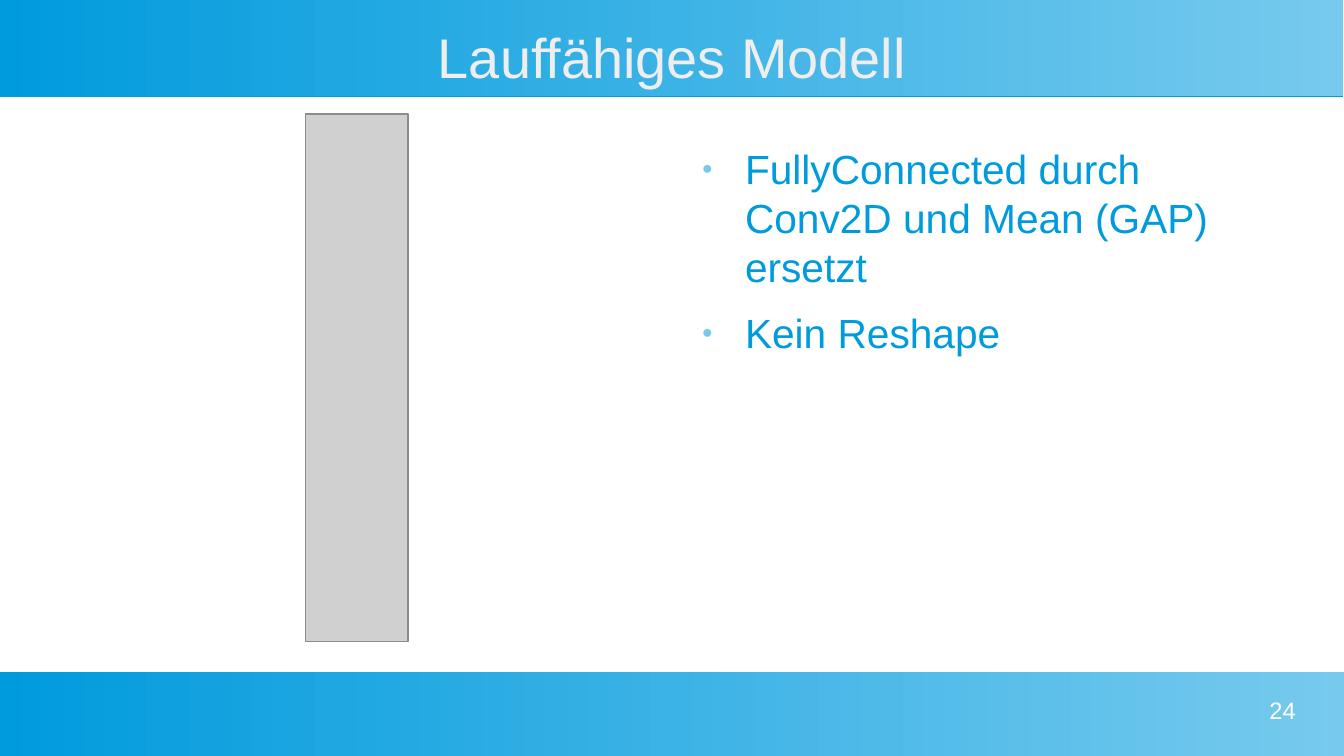
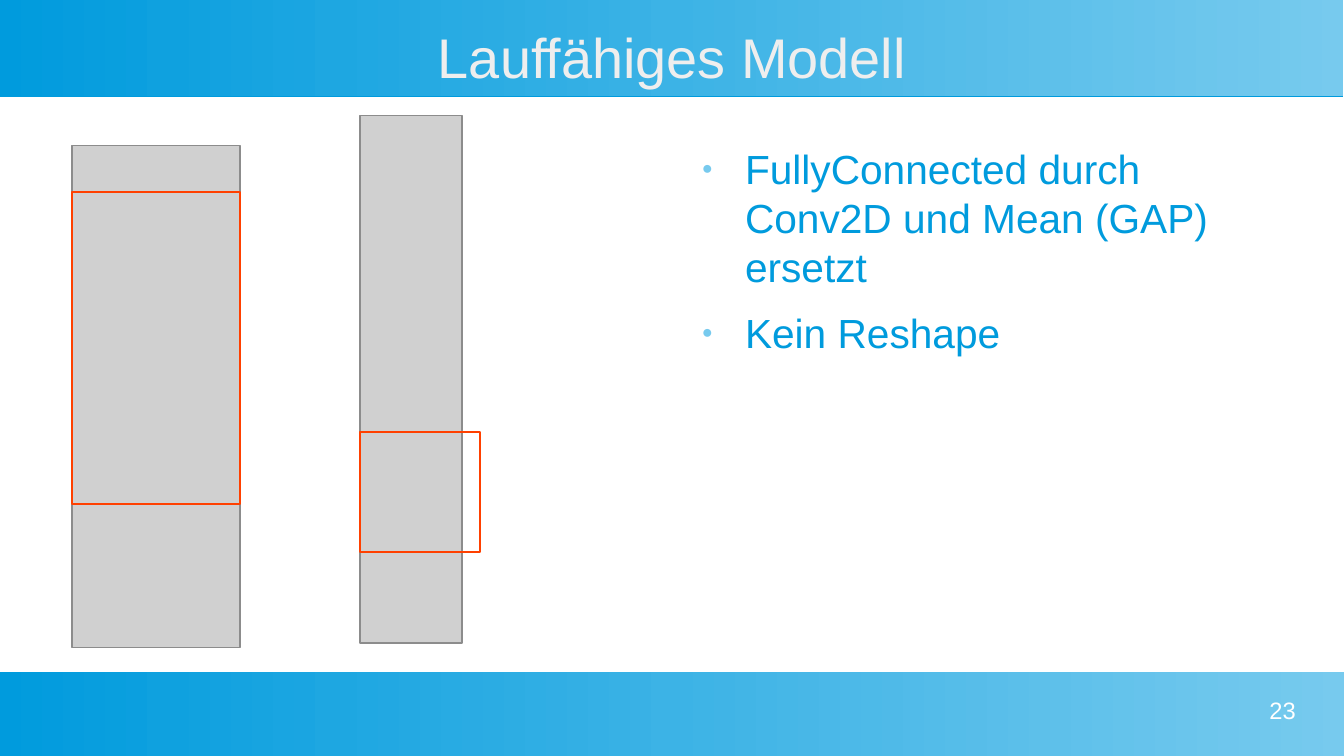
Before and after one commit to Commander-Philip/the-machine-learning-brick, a slide deck: slide 23 of docs/Präsentation.odp (slide 24 before the commit). Drawn at 1344x756 pixels with LibreOffice and Linux fonts; fonts in the diff are those of the drawing; grey boxes stand for pictures. Boxes give left, top, right and bottom in pixels: in the first picture for what was removed or moved away, otherwise in the second. Text is boxed around its words. In the diff, an @@ line names an element or a change of style, - is before the commit and + after.

```diff
--- a/docs/Präsentation.odp
+++ b/docs/Präsentation.odp
@@ picture: place and size @@
-picture at bbox=[306, 115, 409, 643]
+picture at bbox=[360, 115, 462, 643]
@@ picture added at bbox=[72, 146, 240, 649] @@
@@ rectangle added at bbox=[72, 191, 240, 504], outline #FF4000 1.42 pt @@
@@ rectangle added at bbox=[360, 432, 479, 551], outline #FF4000 1.42 pt @@
@@ page number at bbox=[1269, 702, 1295, 719]: text changed @@
-24
+23
```
Also in this commit, not shown: 7 other slides changed.
